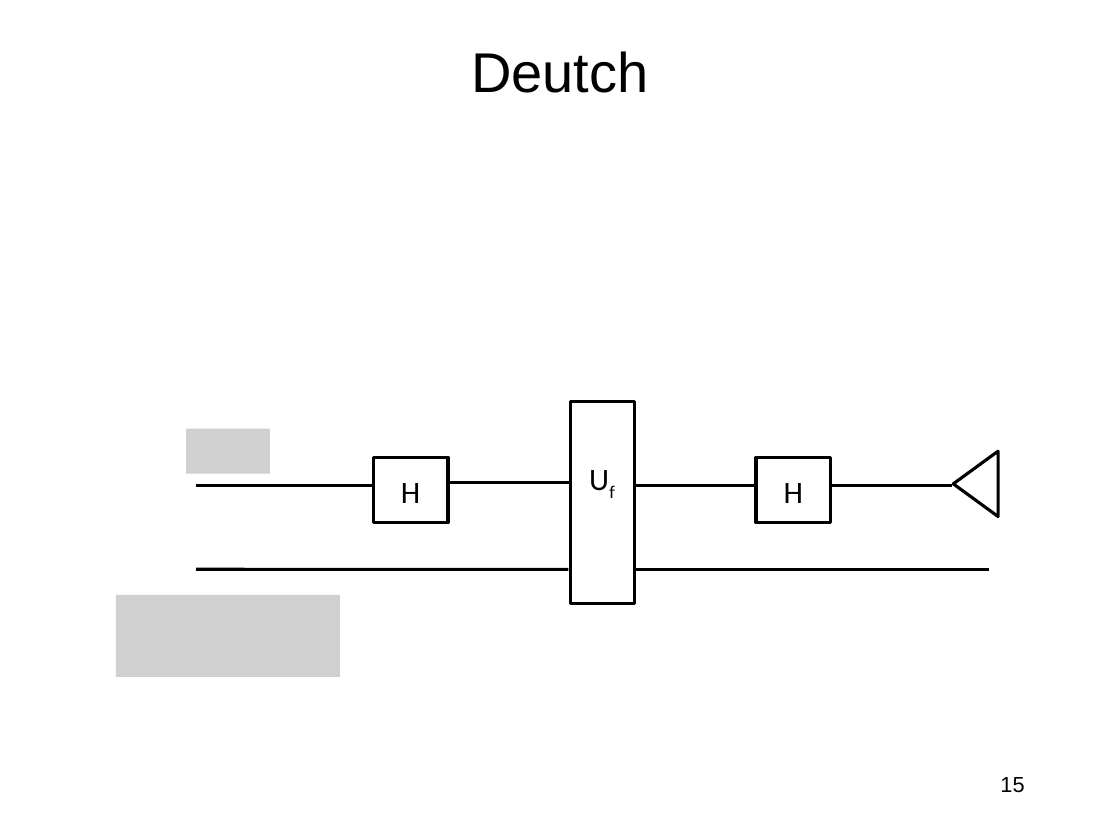
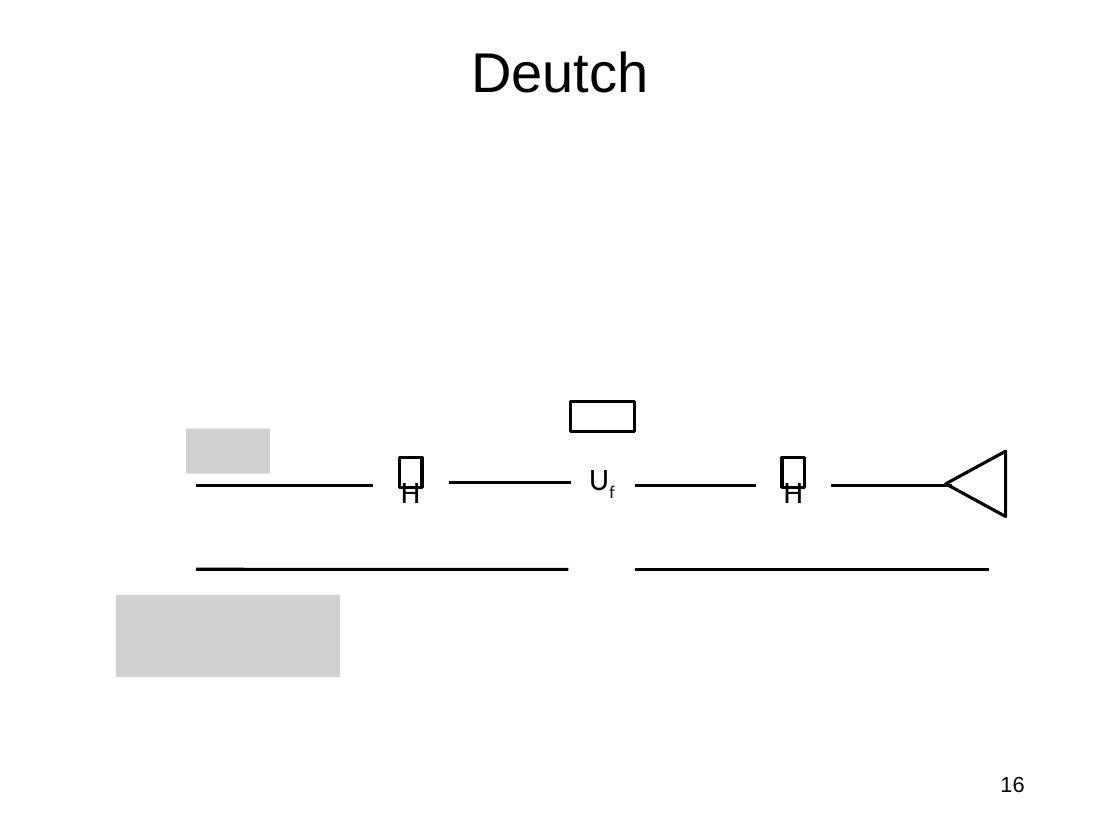
Before and after one commit to jlmucb/class_notes, a slide deck: slide 16 of BerkeleyClass/CS290Spring2013/Lectures/QC.pptx (slide 15 before the commit). Drawn at 1120x840 pixels with LibreOffice and Linux fonts; fonts in the diff are those of the drawing; grey boxes stand for pictures. Boxes give left, top, right and bottom in pixels: in the first picture for what was removed or moved away, otherwise in the second. Text is boxed around its words. In the diff, an @@ line names an element or a change of style, - is before the commit and + after.

```diff
--- a/BerkeleyClass/CS290Spring2013/Lectures/QC.pptx
+++ b/BerkeleyClass/CS290Spring2013/Lectures/QC.pptx
@@ rectangle: place and size @@
-rectangle at [571,401,635,603]
+rectangle at [571,401,635,431]
@@ rectangle: place and size @@
-rectangle at [373,457,448,522]
+rectangle at [400,457,422,487]
@@ rectangle: place and size @@
-rectangle at [756,457,831,522]
+rectangle at [782,457,804,487]
@@ triangle: place and size @@
-triangle at [953,451,998,516]
+triangle at [946,451,1005,516]
@@ page number at [1000,777,1024,793]: text changed @@
-15
+16
```
Also in this commit, not shown: 10 other slides changed, 5 slides added, 1 slide removed.
